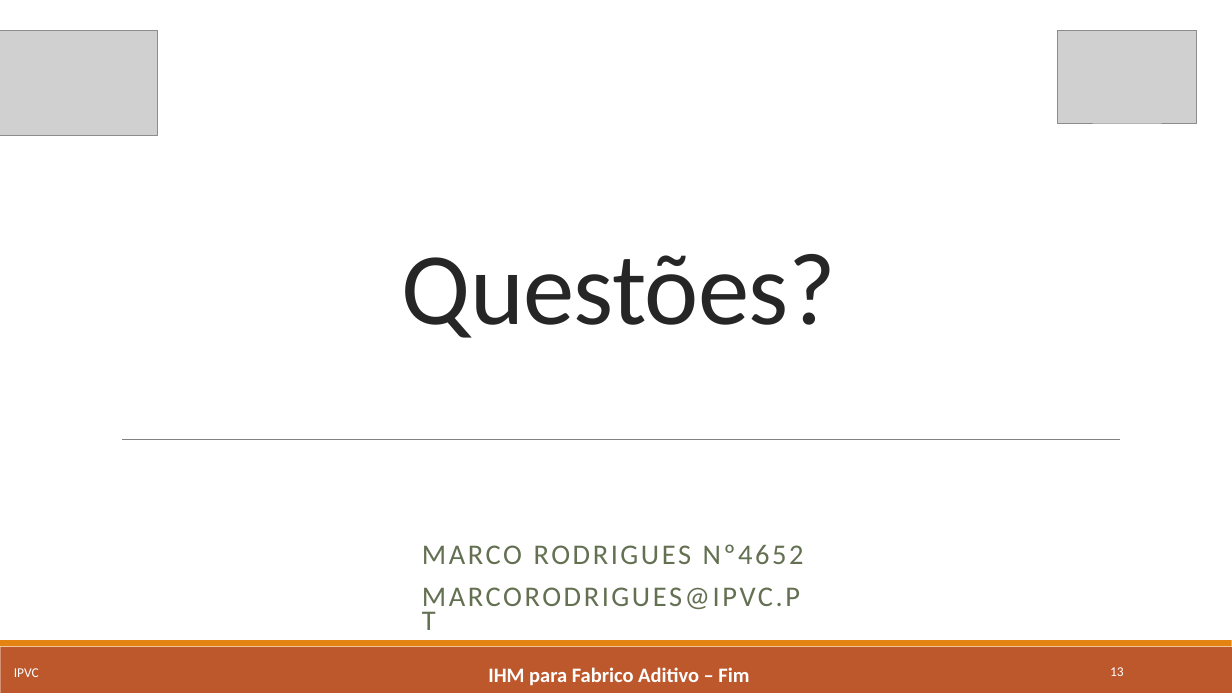
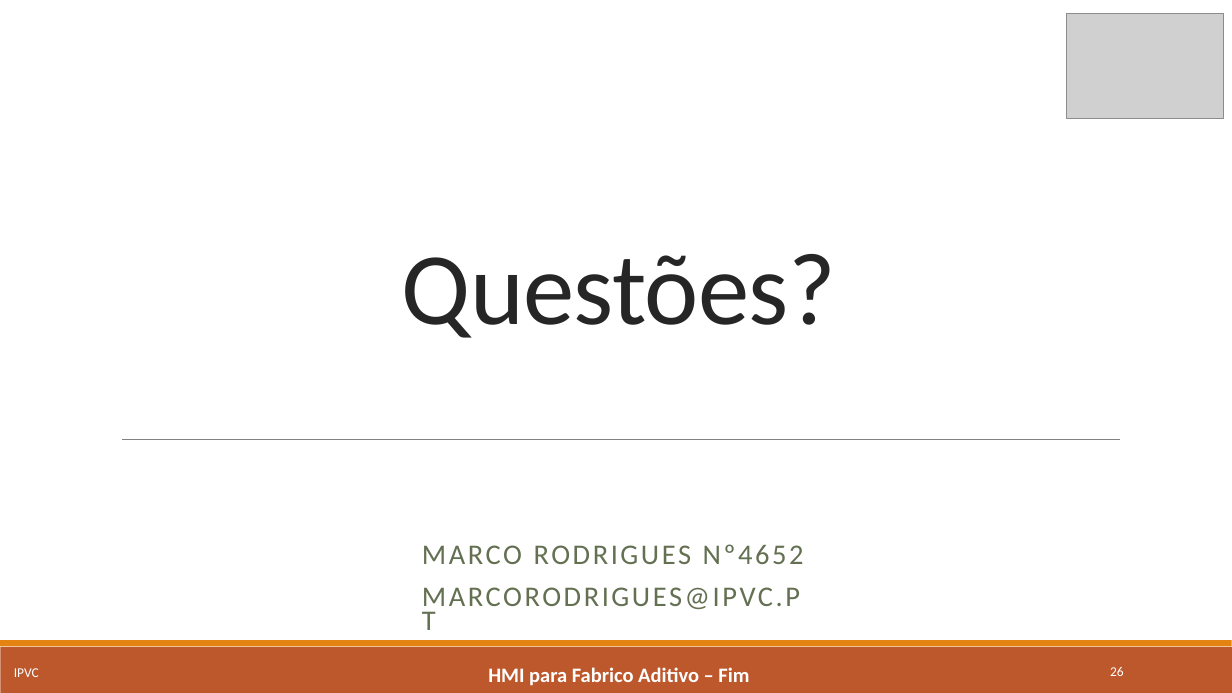
Before and after one commit to marcorlsrodrigues/projeto, a slide deck: slide 26 of Apresentacao_Final_MarcoRodrigues4652.pptx (slide 13 before the commit). Drawn at 1232x693 pixels with LibreOffice and Linux fonts; fonts in the diff are those of the drawing; grey boxes stand for pictures. Boxes give left, top, right and bottom in pixels: in the first picture for what was removed or moved away, otherwise in the second. Text is boxed around its words. In the diff, an @@ line names an element or a change of style, - is before the commit and + after.

```diff
--- a/Apresentacao_Final_MarcoRodrigues4652.pptx
+++ b/Apresentacao_Final_MarcoRodrigues4652.pptx
@@ picture: place and size @@
-picture at [0, 30, 157, 136]
+picture at [1067, 13, 1224, 118]
@@ picture removed at [1058, 30, 1197, 123] @@
@@ text at [488, 667, 749, 686]: text changed @@
-IHM para Fabrico Aditivo – Fim
+HMI para Fabrico Aditivo – Fim
@@ page number at [1110, 667, 1124, 676]: text changed @@
-13
+26
```
Also in this commit, not shown: 11 other slides changed, 14 slides added, 1 slide removed.
